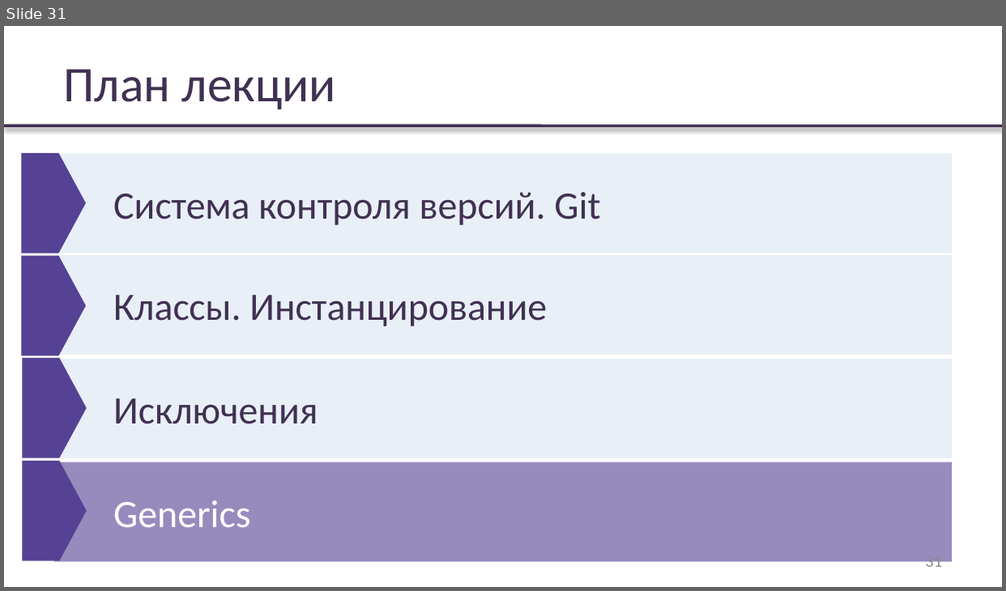
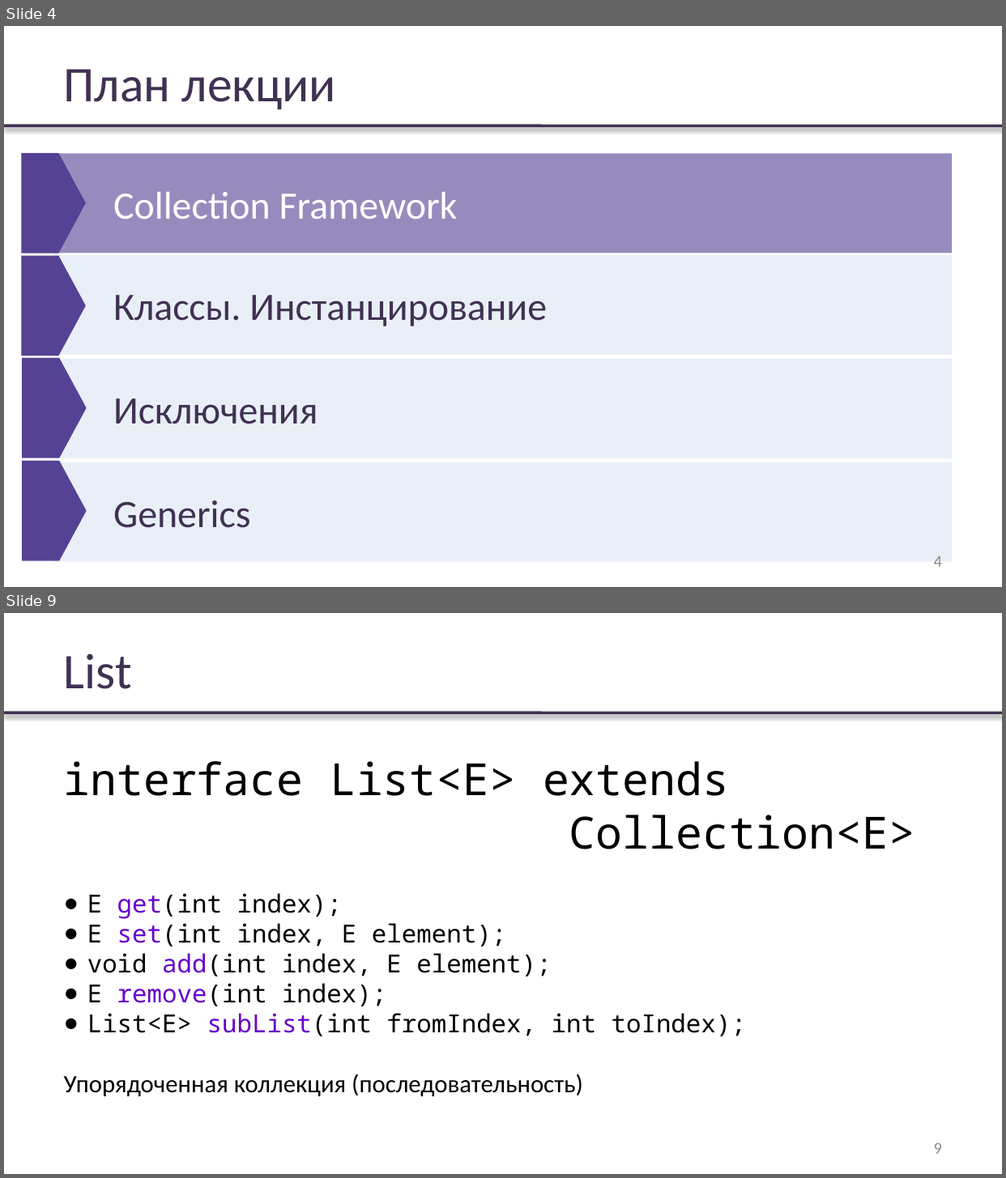
Before and after one commit to rybalkinsd/atom, a slide deck: lecture3/presentation/lecture03.pptx. Shown one above the other, each under a label of ours: slide 31 before the commit, slides 4 and 9 after it; the slides between them are not shown. The pictures are 1006x591 and 1006x1178 pixels, drawn with LibreOffice and Linux fonts; fonts in the diff are those of the drawing; background and template pictures are left out. Boxes give left, top, right and bottom in pixels: in the first picture for what was removed or moved away, otherwise in the second. Text is boxed around its words. In the diff, an @@ line names an element or a change of style, - is before the commit and + after.

```diff
--- a/lecture3/presentation/lecture03.pptx
+++ b/lecture3/presentation/lecture03.pptx
@@ slide 9 added at (x1=4, y1=613, x2=1002, y2=1174), background #FFFFFF; not listed: 1 template element that a slide beside it also shows @@
@@ text added at (x1=64, y1=653, x2=132, y2=689), 36 pt, text #403152 @@
+List
@@ text added at (x1=64, y1=761, x2=915, y2=1097), 18 pt, text #000000 @@
+interface List<E> extends Collection<E>
+● E get(int index);
+● E set(int index, E element);
+● void add(int index, E element);
+● E remove(int index);
+● List<E> subList(int fromIndex, int toIndex);
+Упорядоченная коллекция (последовательность)
@@ page number added at (x1=934, y1=1144, x2=942, y2=1154), 12 pt, text #8B8B8B @@
+9
@@ what was slide 31 is now slide 4 @@
@@ slide 4 changed as well @@
@@ rectangle "Collection Framework" at (x1=54, y1=154, x2=952, y2=254): fill #DCE6F2 at 61% opacity to #554294 at 61% opacity @@
@@ text in rectangle at (x1=113, y1=192, x2=458, y2=219): text changed; text colour #403152 to #FFFFFF @@
-Система контроля версий. Git
+Collection Framework
@@ rectangle "Классы. Инстанцирование" resized from (x1=113, y1=295, x2=547, y2=327) to (x1=54, y1=255, x2=952, y2=356) @@
@@ rectangle "Generics" at (x1=54, y1=462, x2=952, y2=562): text colour #FFFFFF to #403152; fill #554294 at 61% opacity to #DCE6F2 at 61% opacity @@
@@ page number at (x1=934, y1=557, x2=942, y2=567): text changed @@
-31
+4
```
Also in this commit, not shown: 8 other slides changed, 9 other slides added, 3 slides removed.
